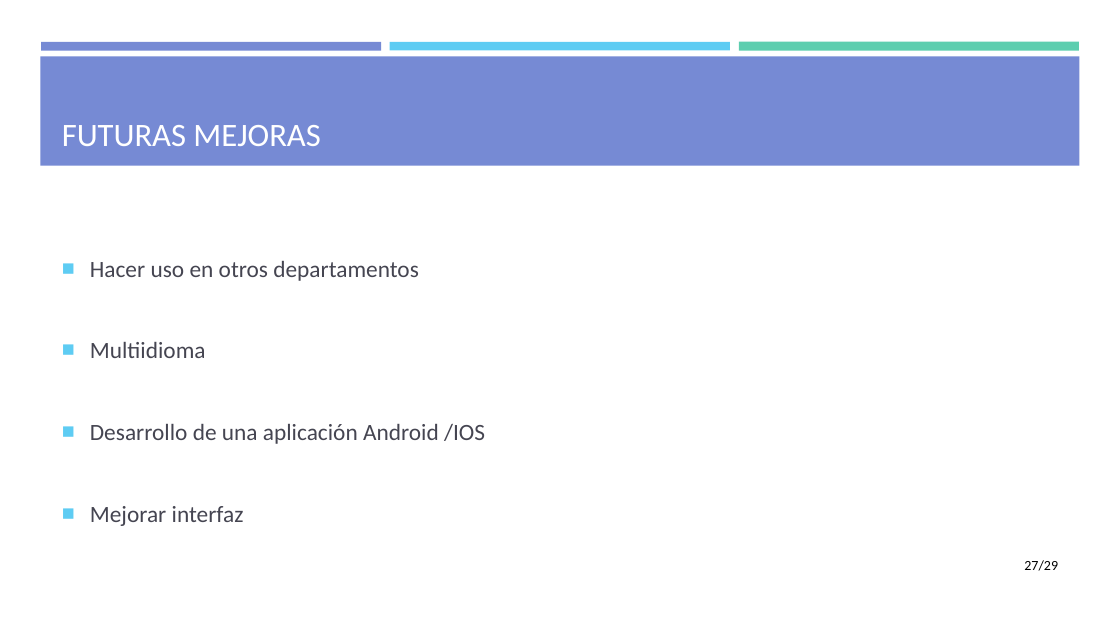
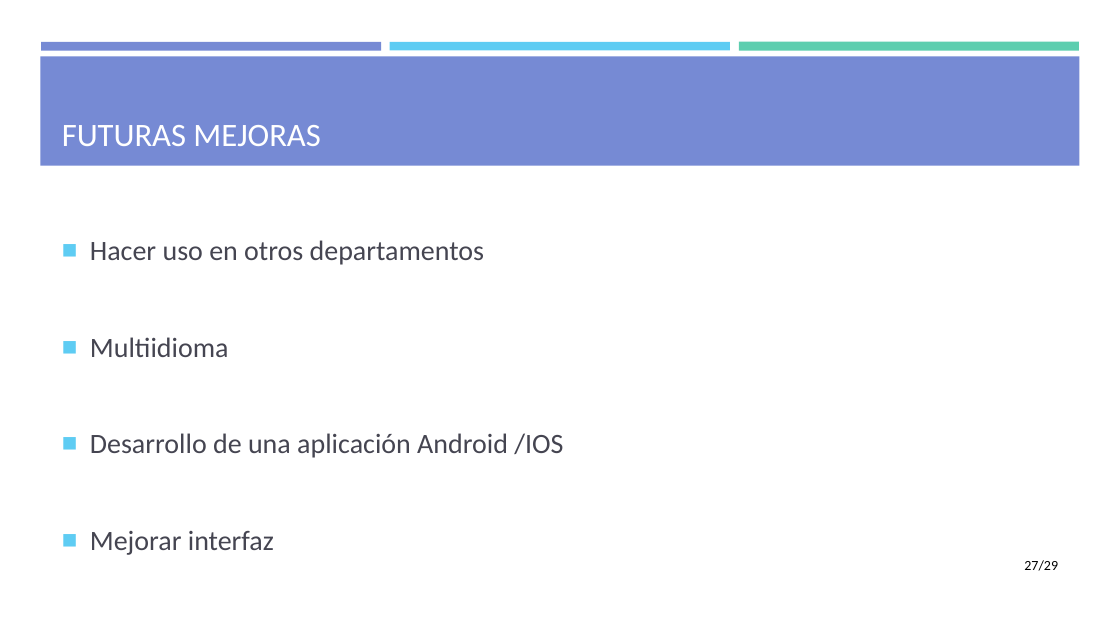
Before and after one commit to mdlunag/tfg, a slide deck: slide 27 of tfg_presentacio.pptx. Drawn at 1120x630 pixels with LibreOffice and Linux fonts; fonts in the diff are those of the drawing. Boxes give left, top, right and bottom in pixels: in the first picture for what was removed or moved away, otherwise in the second. Text is boxed around its words. In the diff, an @@ line names an element or a change of style, - is before the commit and + after.

```diff
--- a/tfg_presentacio.pptx
+++ b/tfg_presentacio.pptx
@@ text "Hacer uso en otros departamentos" at (90, 240, 563, 555): size 20 to 24 pt @@
```
Also in this commit, not shown: 2 other slides changed, 3 other files.
